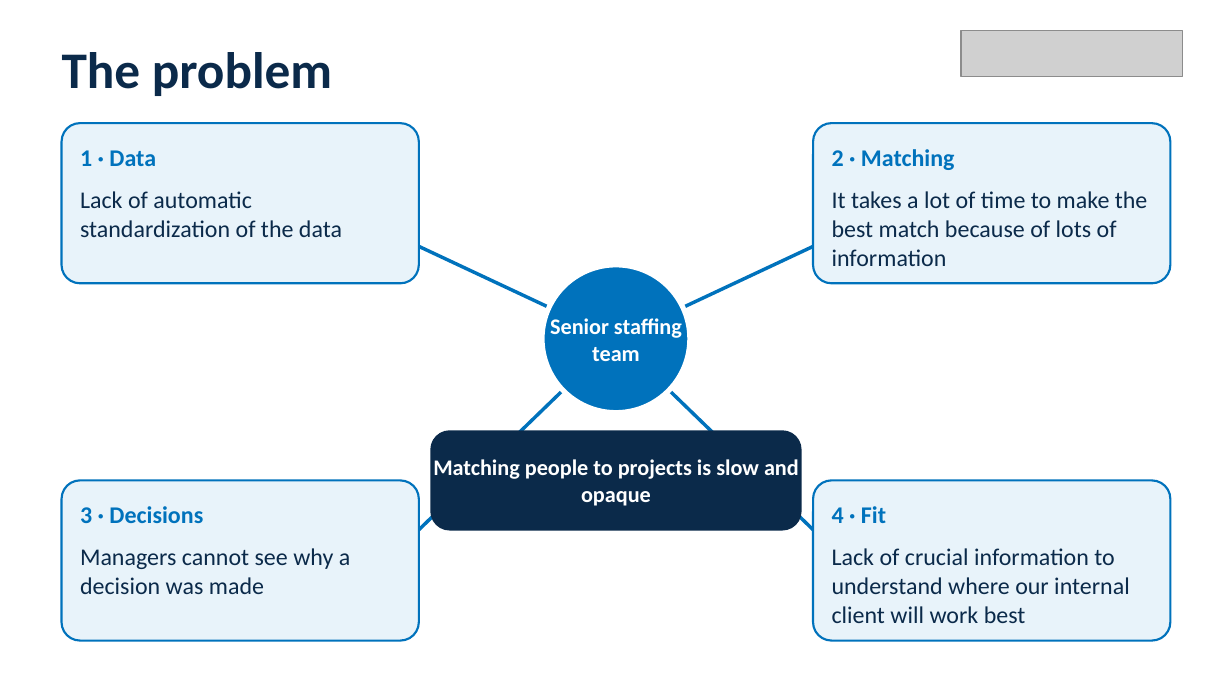
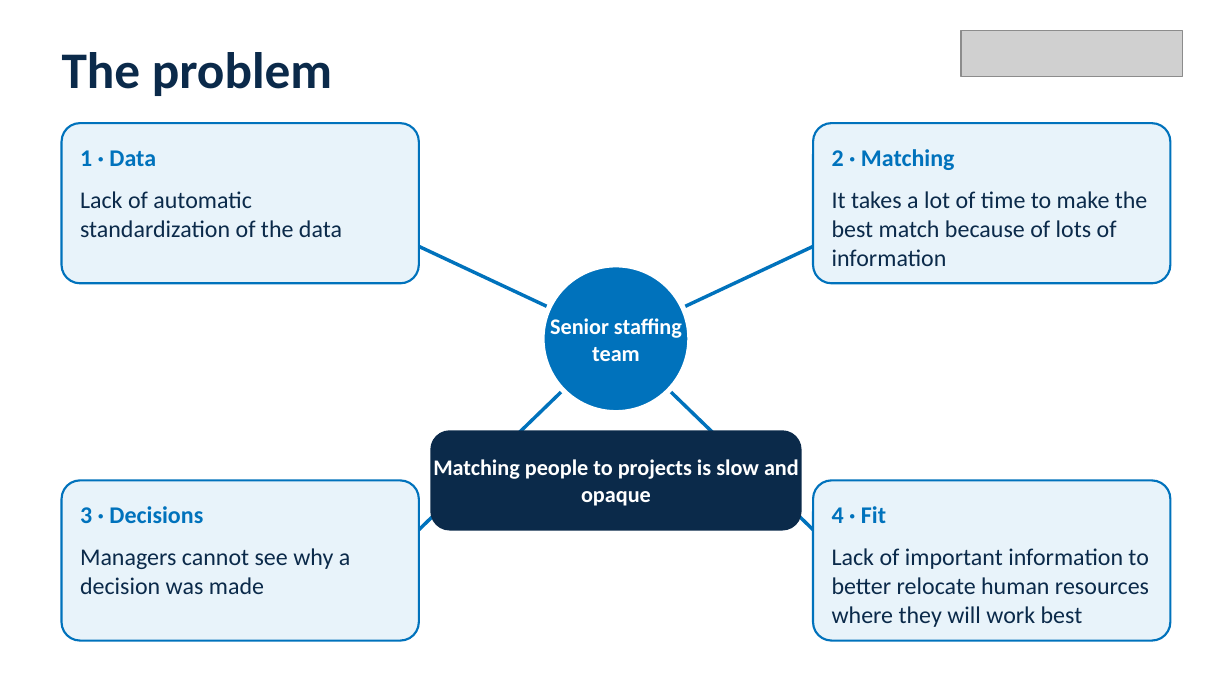
Before and after one commit to igagmol/hackaton-saturday, a slide deck: slide 2 of pitch/NTTDATA_pitch_deck.pptx. Drawn at 1232x693 pixels with LibreOffice and Linux fonts; fonts in the diff are those of the drawing; grey boxes stand for pictures. Boxes give left, top, right and bottom in pixels: in the first picture for what was removed or moved away, otherwise in the second. Text is boxed around its words. In the diff, an @@ line names an element or a change of style, - is before the commit and + after.

```diff
--- a/pitch/NTTDATA_pitch_deck.pptx
+++ b/pitch/NTTDATA_pitch_deck.pptx
@@ text at (832,548,1149,627): text changed @@
-Lack of crucial information to understand where our internal client will work best
+Lack of important information to better relocate human resources where they will work best
```
Also in this commit, not shown: 3 other files.
